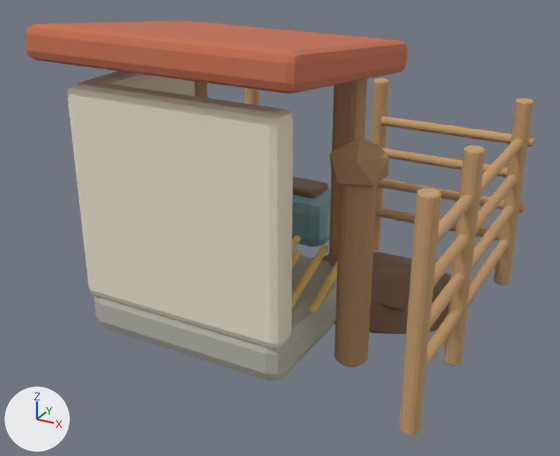
Two versions of the Blender file assets/game-assets/PigletPen.blend, one commit apart.
One viewpoint serves both versions: a camera (50 mm lens) standing at (0.943, -1.958, 1.208) and looking at (-0.066, -0.122, 0.29). The lights are fixed; the arrows at lower left show +X, +Y and +Z. The older version comes first.

The older version as bpy lines, for what is in view:
```python
ob_pigletpen_limewash = bpy.data.objects.new('PigletPen_Limewash', me_cube_001)
ob_pigletpen_limewash.location = (-0.19, -0.44, 0.43)
ob_pigletpen_mud = bpy.data.objects.new('PigletPen_Mud', me_icosphere)
ob_pigletpen_mud.location = (0.16, 0.11, 0.035)
ob_pigletpen_roof = bpy.data.objects.new('PigletPen_Roof', me_cube_005)
ob_pigletpen_roof.location = (-0.19, -0.19, 0.81)
ob_pigletpen_roof.rotation_euler = (-0.122, 0.0, 0.0)  # degrees (-7, 0, 0)
ob_pigletpen_stone = bpy.data.objects.new('PigletPen_Stone', me_cube)
ob_pigletpen_stone.location = (-0.19, -0.22, 0.075)
ob_pigletpen_straw = bpy.data.objects.new('PigletPen_Straw', me_cylinder_014)
ob_pigletpen_straw.location = (-0.37, -0.23, 0.18)
ob_pigletpen_straw.rotation_euler = (1.396, 0.0, 0.0)  # degrees (80, 0, 0)
ob_pigletpen_trough = bpy.data.objects.new('PigletPen_Trough', me_cube_006)
ob_pigletpen_trough.location = (-0.27, 0.29, 0.16)
ob_pigletpen_wattle = bpy.data.objects.new('PigletPen_Wattle', me_cylinder)
ob_pigletpen_wattle.location = (-0.48, 0.42, 0.31)
ob_pigletpen_wood = bpy.data.objects.new('PigletPen_Wood', me_cube_003)
ob_pigletpen_wood.location = (-0.46, 0.02, 0.43)
```
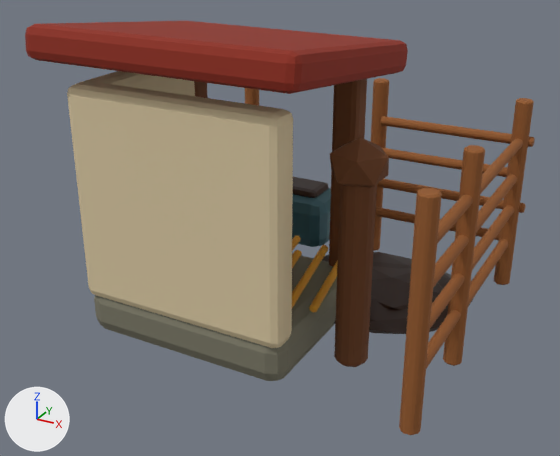
What differs and where, as boxes [x1, y1, x2, y2] in the pictures (560 x 456 px):
'PigletPen_Limewash', recoloured (pale yellow to beige): [67, 71, 293, 348] in both
'PigletPen_Wattle', recoloured (darker): [245, 78, 535, 435] in both
'PigletPen_Roof', recoloured (orange to red): [25, 21, 408, 94] in both
'PigletPen_Wood', recoloured (darker): [194, 79, 389, 367] in both
'PigletPen_Stone', recoloured (darker): [94, 253, 337, 381] in both
'PigletPen_Mud', recoloured: [293, 177, 473, 334] in both
'PigletPen_Trough', recoloured (cyan to dark cyan): [292, 188, 331, 247] in both

The edits, one by one:
Material 'Material.PigletPen.Stone' (mat_material_pigletpen_stone) changes colour from grey #b8b6aa to dark yellow #7a7866; in linear values from (0.48, 0.47, 0.4) to (0.196, 0.187, 0.133).
Material 'Material.PigletPen.Limewash' (mat_material_pigletpen_limewash) changes colour from pale yellow #efe6d1 to beige #dbc9a3; in linear values from (0.86, 0.79, 0.64) to (0.711, 0.587, 0.367).
Material 'Material.PigletPen.Oak' (mat_material_pigletpen_oak) changes colour from brown #af8961 to brown #6e401f; in linear values from (0.43, 0.25, 0.12) to (0.155, 0.0509, 0.0134).
Material 'Material.PigletPen.Roof' (mat_material_pigletpen_roof) changes colour from orange #c56f50 to red #8f2914; in linear values from (0.56, 0.16, 0.08) to (0.274, 0.022, 0.00719).
Material 'Material.PigletPen.Hazel' (mat_material_pigletpen_hazel) changes colour from brown #c8a06f to brown #945929; in linear values from (0.58, 0.35, 0.16) to (0.296, 0.1, 0.022).
Material 'Material.PigletPen.Mud' (mat_material_pigletpen_mud) changes colour from brown #7c5b42 to brown #331b0e; in linear values from (0.2, 0.105, 0.055) to (0.0331, 0.0108, 0.0044).
Material 'Material.PigletPen.Enamel' (mat_material_pigletpen_enamel) changes colour from cyan #81a8af to dark cyan #38636e; in linear values from (0.22, 0.39, 0.43) to (0.0397, 0.126, 0.155).
